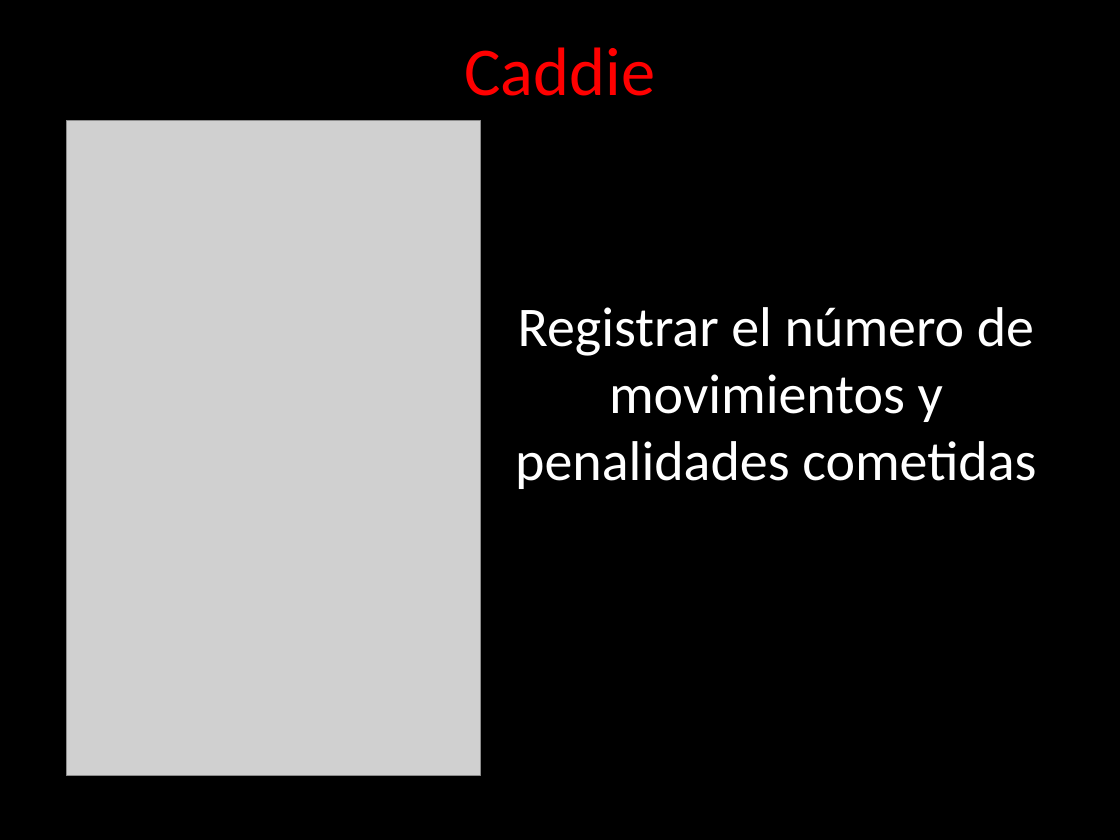
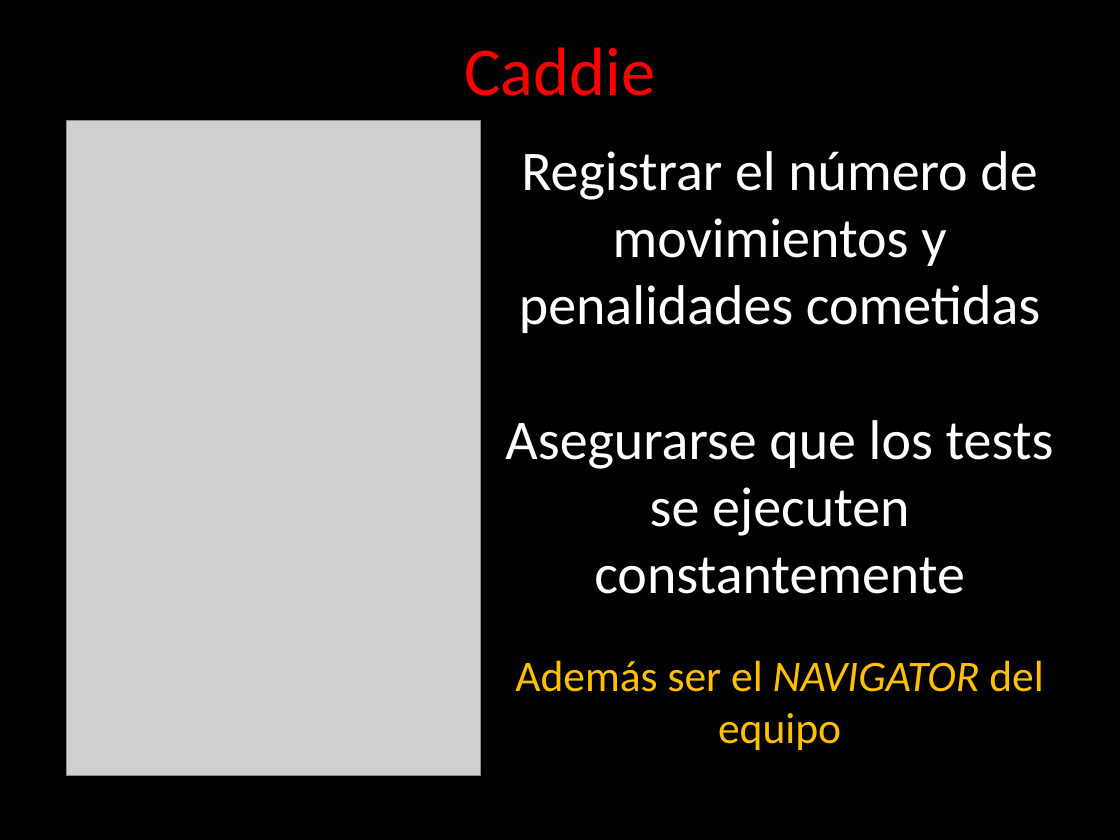
Before and after one commit to angelnunezsalazar/Refactoring-Golf, a slide deck: slide 5 of ppt/Diapositivas.pptx. Drawn at 1120x840 pixels with LibreOffice and Linux fonts; fonts in the diff are those of the drawing; grey boxes stand for pictures; background and template pictures are left out. Boxes give left, top, right and bottom in pixels: in the first picture for what was removed or moved away, otherwise in the second. Text is boxed around its words. In the diff, an @@ line names an element or a change of style, - is before the commit and + after.

```diff
--- a/ppt/Diapositivas.pptx
+++ b/ppt/Diapositivas.pptx
@@ text "Registrar el número de movimientos ...": place and size @@
-text "Registrar el número de movimientos ..." at bbox=[515, 307, 1036, 489]
+text "Registrar el número de movimientos ..." at bbox=[505, 151, 1054, 594]
@@ text at bbox=[505, 420, 1054, 594]: paragraph added @@
+Asegurarse que los tests se ejecuten constantemente
@@ text added at bbox=[515, 660, 1043, 750], 28 pt, text #FFC000 @@
+Además ser el NAVIGATOR del equipo
```
Also in this commit, not shown: 4 other slides changed, 13 other files.
